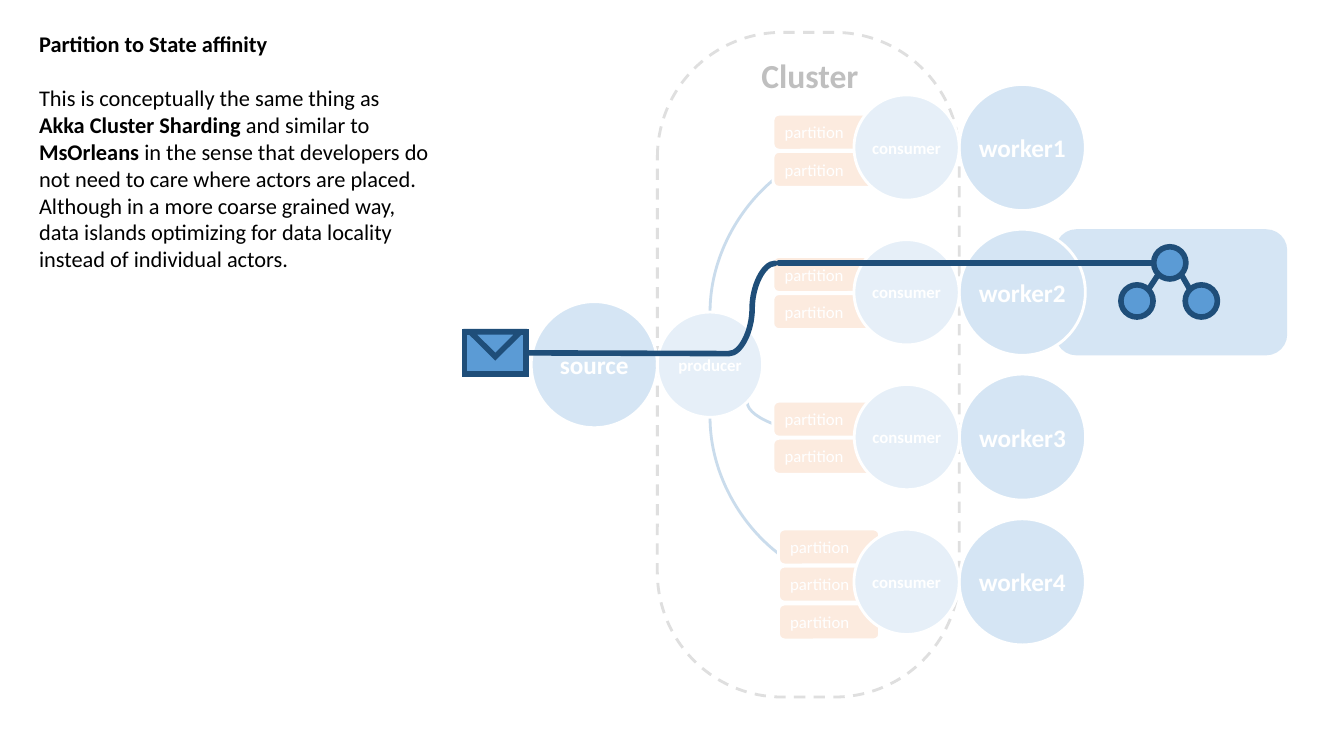
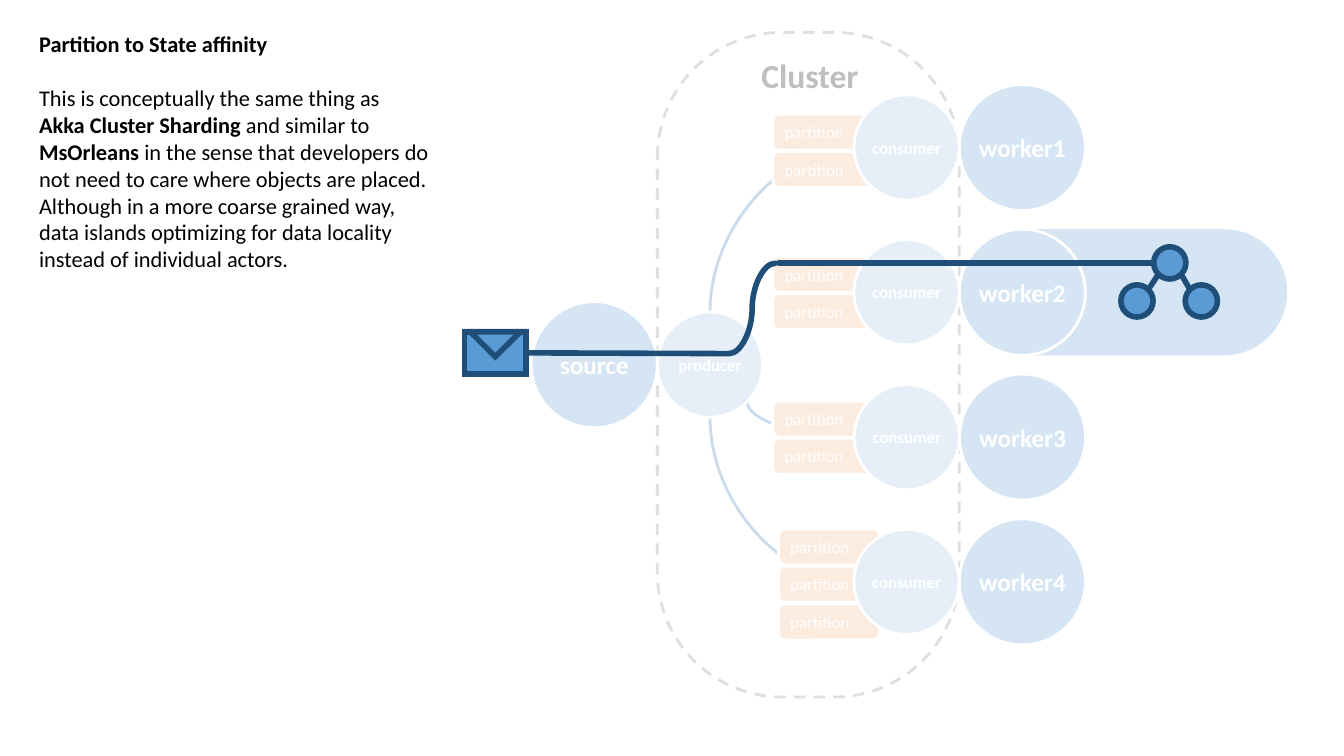
Before and after one commit to rogeralsing/Presentations, a slide deck: slide 9 of ClusterSoftware/cluster.pptx. Drawn at 1344x756 pixels with LibreOffice and Linux fonts; fonts in the diff are those of the drawing. Boxes give left, top, right and bottom in pixels: in the first picture for what was removed or moved away, otherwise in the second. Text is boxed around its words. In the diff, an @@ line names an element or a change of style, - is before the commit and + after.

```diff
--- a/ClusterSoftware/cluster.pptx
+++ b/ClusterSoftware/cluster.pptx
@@ rectangle: place and size @@
-rectangle at [465,0,1318,756]
+rectangle at [465,0,1309,756]
@@ text at [39,90,429,191]: text changed @@
-This is conceptually the same thing as
-Akka Cluster Sharding and similar to MsOrleans in the sense that developers do not need to care where actors are placed.
+This is conceptually the same thing as
+Akka Cluster Sharding and similar to MsOrleans in the sense that developers do not need to care where objects are placed.
@@ rounded rectangle: place and size @@
-rounded rectangle at [1056,229,1288,355]
+rounded rectangle at [964,229,1288,355]
@@ rounded rectangle at [964,229,1288,355]: proportions changed @@
```
Also in this commit, not shown: 3 other slides changed, 2 slides added.
